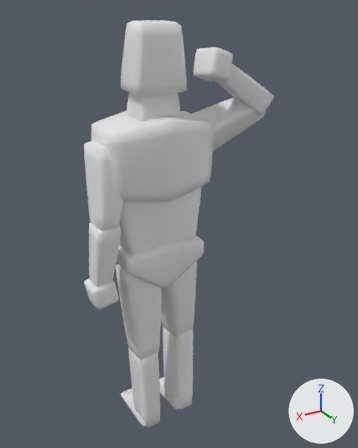
Renders of the FBX model Assets/GOAP - DevLog #2 (Demo)/Models/SM_SimpleHumanoid.fbx from each side of a commit.
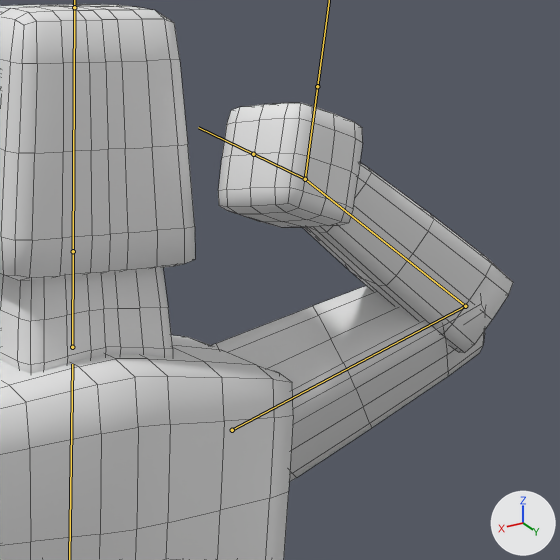
Old and new are each drawn whole from a 50 mm lens placed at (1.015, 1.858, 2.03), pointed at (-0.121, -0.035, 1.084) and again close up on the part from 37% to 80% of the width and 4% to 39% of the height. Every picture has the same lights, and +X, +Y and +Z are marked at lower right. Both versions are drawn at frame 47 of the action 'SM_SimpleHumanoid|Idle'; the numbers are the values there. The bones that bend it are drawn over the model as lines in the close-ups. The close-ups show mesh edges as thin lines.

The first close-up shows 'SM_SimpleHumanoidMesh'.
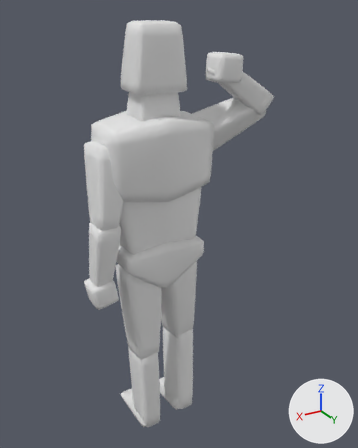
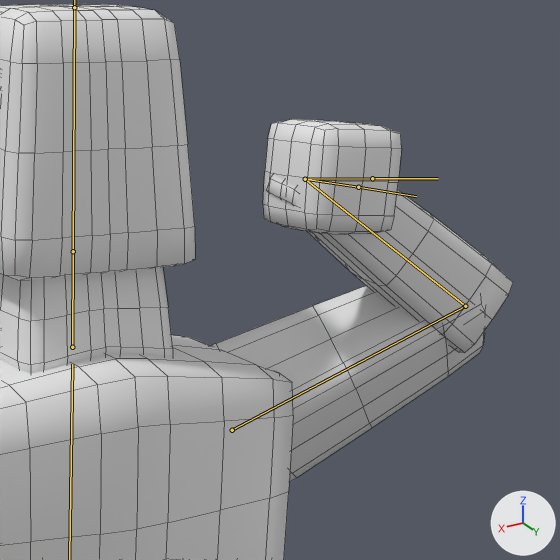
Location of each change, [x1, y1, x2, y2] in pixels of the close-ups (560 x 560 px):
```json
{"object": "SM_SimpleHumanoidMesh", "change": "posed", "before": [0, 4, 513, 560], "after": [0, 4, 513, 560]}
{"bone": "hand.l", "before": "(305, 179) to (253, 154)", "after": "(305, 179) to (372, 178)"}
```

The change, as JSON lines over the scene's bpy script:
```json
{"block": "bone_hand_l", "where": "bone_hand_l = bpy.data.objects['SM_SimpleHumanoid'].pose.bones['hand.l']  # child of 'forearm.l'"}
{"op": "set", "path": "bone_hand_l.rotation_quaternion", "old": "(0.561, 0.047, 0.82, -0.098)", "new": "(0.268, 0.079, -0.08, 0.957)", "note": "degrees (17, 112, 5) -> degrees (-6, -11, 149)"}
```
